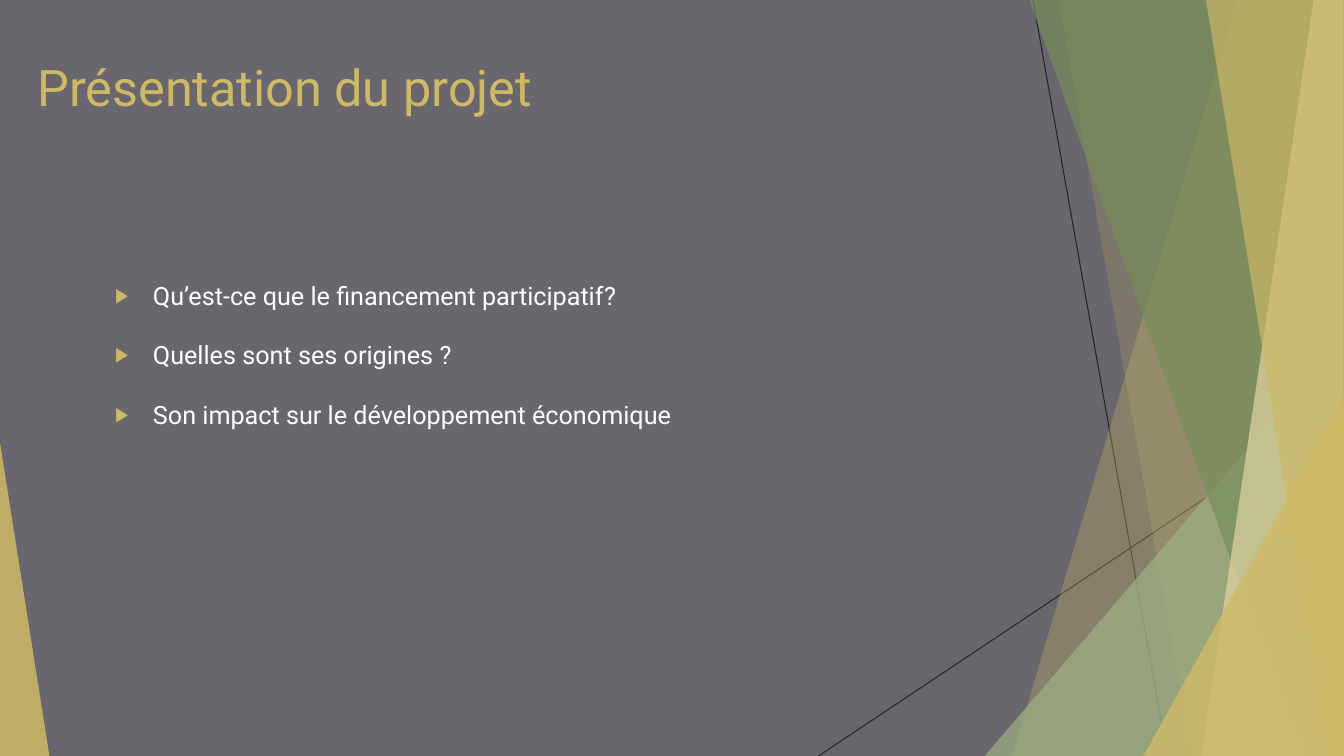
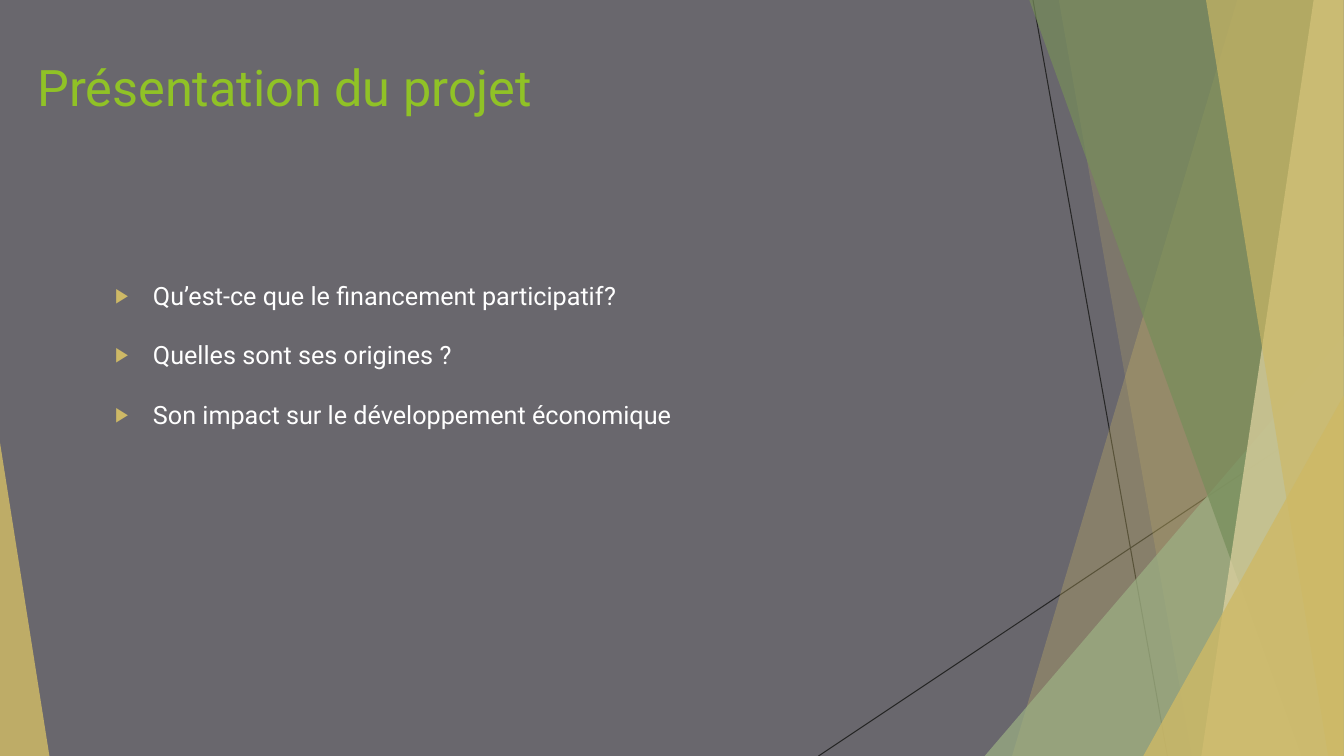
Before and after one commit to HeroNational/crowdfunding-App, a slide deck: slide 7 of rapport de stage/Soutenance TAKOUGOUM FOKOU Jacobin Daniel - Présentation.pptx. Drawn at 1344x756 pixels with LibreOffice and Linux fonts; fonts in the diff are those of the drawing. Boxes give left, top, right and bottom in pixels: in the first picture for what was removed or moved away, otherwise in the second. Text is boxed around its words. In the diff, an @@ line names an element or a change of style, - is before the commit and + after.

```diff
--- a/rapport de stage/Soutenance TAKOUGOUM FOKOU Jacobin Daniel - Présentation.pptx
+++ b/rapport de stage/Soutenance TAKOUGOUM FOKOU Jacobin Daniel - Présentation.pptx
@@ text "Présentation du projet" at [37, 68, 532, 117]: text colour #CEB966 to #90C226 @@
```
Also in this commit, not shown: 8 other slides changed, 41 other files.
